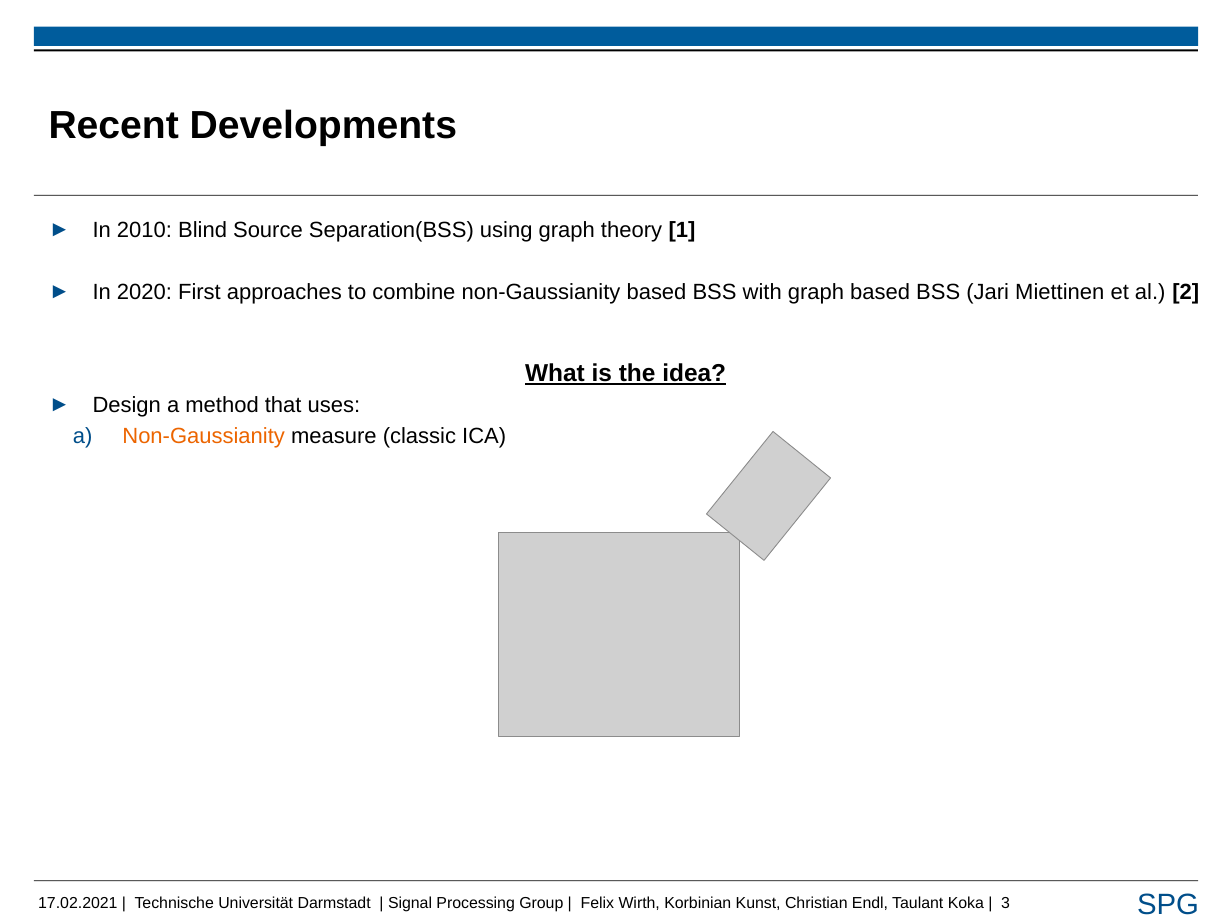
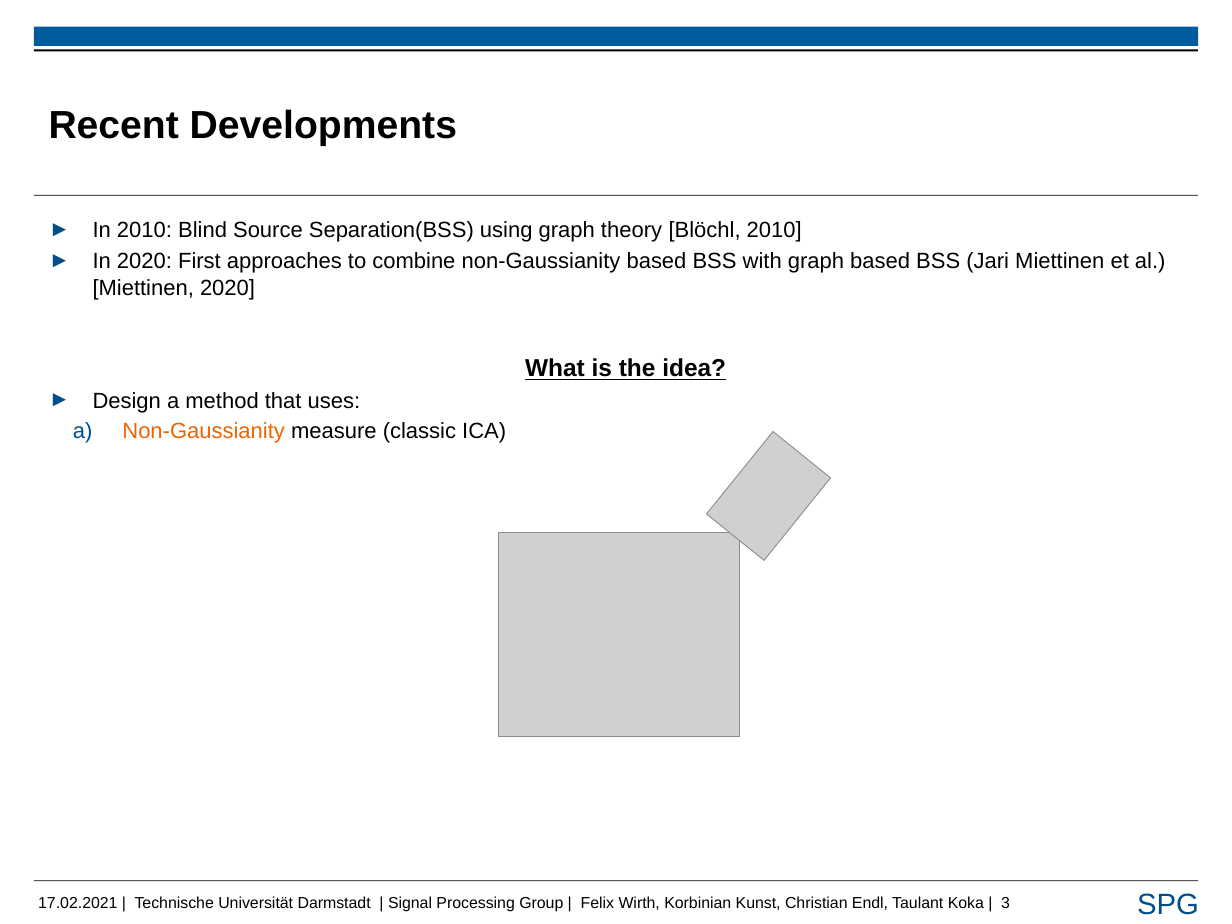
Before and after one commit to FelixUniDa/EEG-Project, a slide deck: slide 3 of Presentation/Taulant_pres_rsp.pptx. Drawn at 1232x924 pixels with LibreOffice and Linux fonts; fonts in the diff are those of the drawing; grey boxes stand for pictures; background and template pictures are left out. Boxes give left, top, right and bottom in pixels: in the first picture for what was removed or moved away, otherwise in the second. Text is boxed around its words. In the diff, an @@ line names an element or a change of style, - is before the commit and + after.

```diff
--- a/Presentation/Taulant_pres_rsp.pptx
+++ b/Presentation/Taulant_pres_rsp.pptx
@@ text at bbox=[93, 221, 1166, 300]: text changed @@
-► In 2010: Blind Source Separation(BSS) using graph theory [1]
-► In 2020: First approaches to combine non-Gaussianity based BSS with graph based BSS (Jari Miettinen et al.) [2]
+► In 2010: Blind Source Separation(BSS) using graph theory [Blöchl, 2010]
+► In 2020: First approaches to combine non-Gaussianity based BSS with graph based BSS (Jari Miettinen et al.) [Miettinen, 2020]
```
Also in this commit, not shown: 14 other slides changed.
